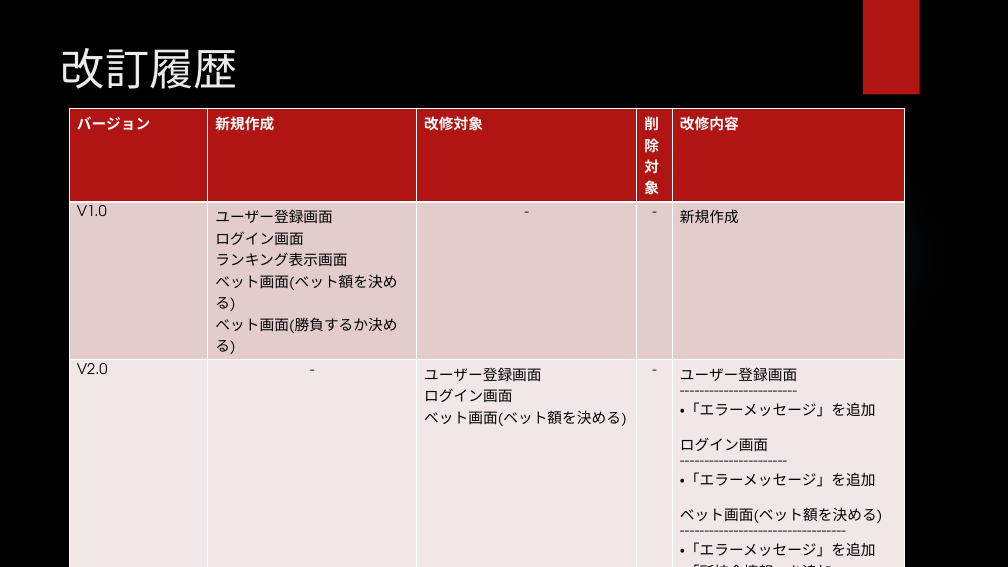
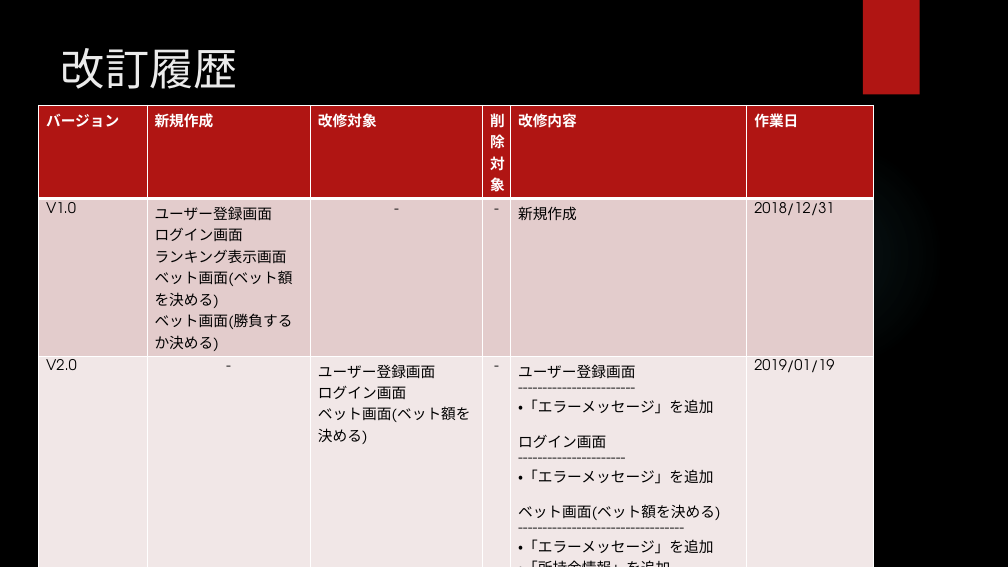
Before and after one commit to CSTSCSTS/UserAp, a slide deck: slide 7 of docs/基本設計/ワイヤーフレーム/ポーカー拡張 ワイヤーフレーム.pptx. Drawn at 1008x567 pixels with LibreOffice and Linux fonts; fonts in the diff are those of the drawing; background and template pictures are left out. Boxes give left, top, right and bottom in pixels: in the first picture for what was removed or moved away, otherwise in the second. Text is boxed around its words. In the diff, an @@ line names an element or a change of style, - is before the commit and + after.

```diff
--- a/docs/基本設計/ワイヤーフレーム/ポーカー拡張 ワイヤーフレーム.pptx
+++ b/docs/基本設計/ワイヤーフレーム/ポーカー拡張 ワイヤーフレーム.pptx
@@ table at bbox=[39, 105, 873, 558] @@
+column 6: 作業日 | 2018/12/31 | 2019/01/19
@@ table: place and size @@
-table at bbox=[70, 109, 904, 561]
+table at bbox=[39, 105, 873, 558]
```
Also in this commit, not shown: 3 other slides changed, 1 slide added.
